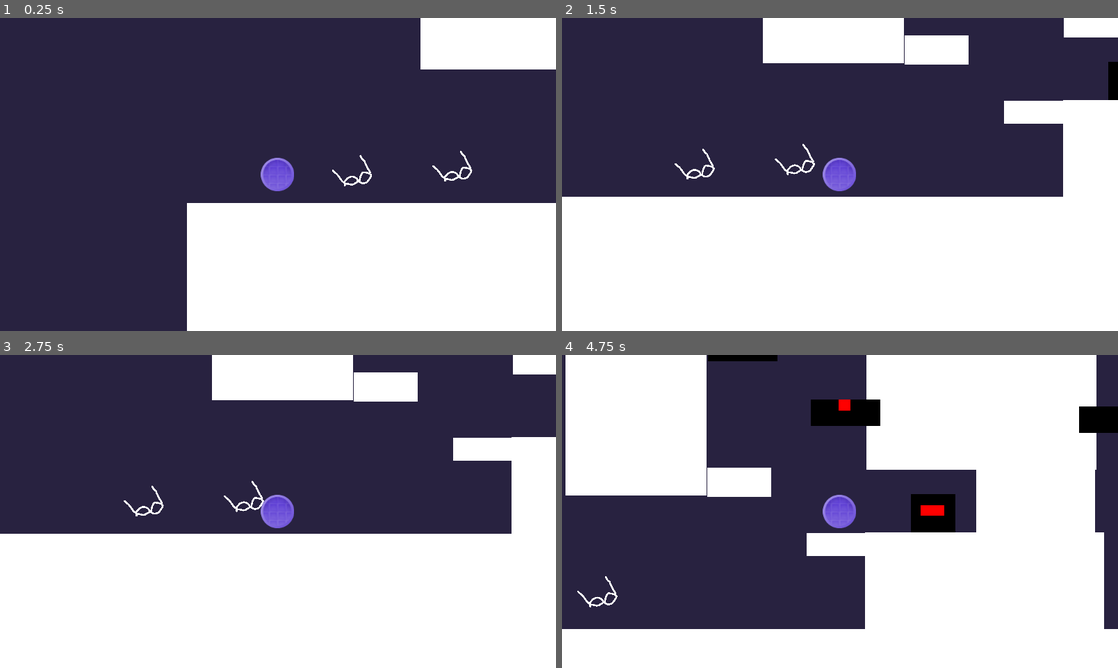
Above: before the commit, frames 1-4 (two rows, left to right).
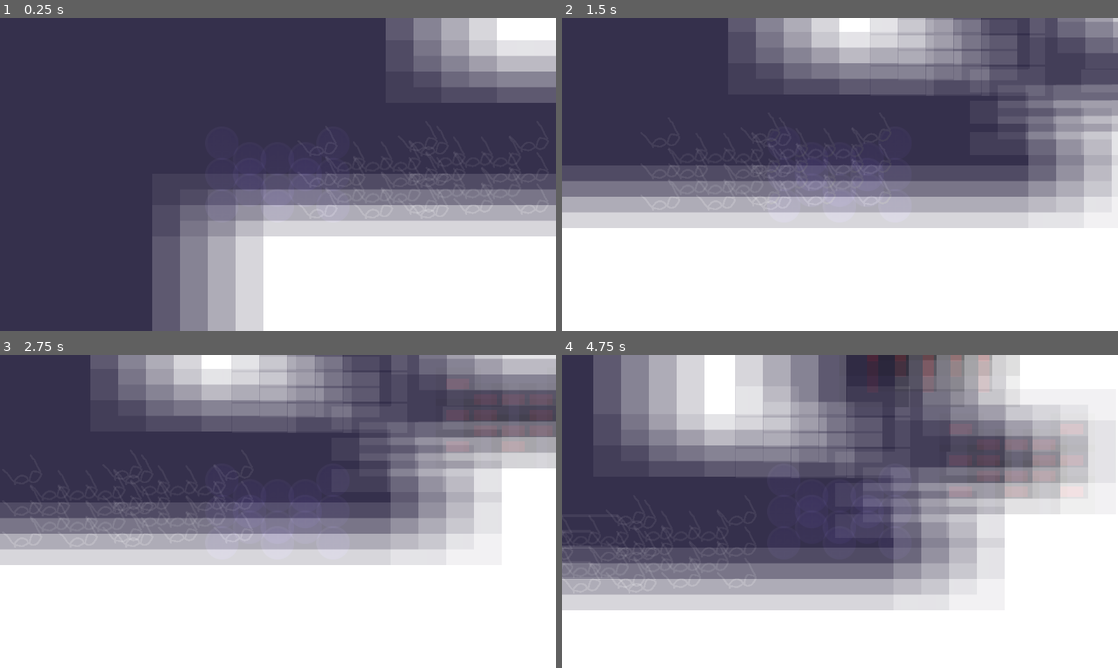
Above: after the commit, the same moments.

Repository: KaratePikachu/JamfestFall2024
Game: Godot game, scene res://level_3.tscn
Same seed, same stepped clock (60 frames per second), same inputs: the game is played once before the commit and once after it. This scene is started directly instead of the project's main scene.
Inputs:
- Up to frame 1 (0.25 s): no input
- Up to frame 2 (1.5 s): hold 5 (equip_drone) 0.53-1.28 s; hold D (move_right) from 0.53 s (still down); tap Space (jump) at 0.77 s; tap 3 (equip_infared) at 1.35 s
- Up to frame 3 (2.75 s): tap Space (jump) at 1.52 s; release D (move_right) at 2.03 s; hold A (move_left) from 2.03 s (still down); hold 8 (equip_kaleidoscope) from 2.03 s (still down)
- Up to frame 4 (4.75 s): release A (move_left) at 2.78 s; release 8 (equip_kaleidoscope) at 2.78 s; hold D (move_right) 2.78-4.28 s; tap 6 (equip_lidar) at 2.85 s; tap Space (jump) at 3.02, 3.77, 4.52 s; hold 9 (equip_monocle) 3.53-4.28 s; hold A (move_left) from 4.28 s (still down); tap 7 (equip_normal) at 4.35 s

The runs differ from the first frame. In frame 1, 30% of the frame differs, in the area x 27-100%, y 0-100%; in frame 2, 44%; in frame 3, 47%; in frame 4, 69%, in the area x 0-100%, y 0-88%.

Commit message:
Vision Effects in lvl 3

Diff:
--- a/level_3.tscn
+++ b/level_3.tscn
@@ -8,6 +8,7 @@
 [ext_resource type="PackedScene" uid="uid://bmvu0eqsw4qql" path="res://Interactable/Switch/switch.tscn" id="6_uxpld"]
 [ext_resource type="PackedScene" uid="uid://lpj2ux5e6qek" path="res://Interactable/Door/Door.tscn" id="7_vxbpq"]
 [ext_resource type="PackedScene" uid="uid://c2c6j0ido1yw4" path="res://Interactable/Glasses/Normal/normal_glasses_pickup.tscn" id="8_hinpt"]
+[ext_resource type="PackedScene" uid="uid://dp7fxu33gf8m0" path="res://Canvas/vision_effects.tscn" id="9_oyv5j"]
 
 [sub_resource type="RectangleShape2D" id="RectangleShape2D_fli50"]
 size = Vector2(252, 427)
@@ -30,15 +31,13 @@
 [sub_resource type="RectangleShape2D" id="RectangleShape2D_3sbav"]
 size = Vector2(201, 76)
 
-[sub_resource type="RectangleShape2D" id="RectangleShape2D_frbns"]
-
 [sub_resource type="RectangleShape2D" id="RectangleShape2D_7s46n"]
 size = Vector2(979.5, 326.5)
 
 [node name="Node2D" type="Node2D"]
 
 [node name="Player" parent="." instance=ExtResource("1_2bpqm")]
-position = Vector2(2, 0)
+position = Vector2(3, -3)
 
 [node name="DroneGlassesPickup" parent="." instance=ExtResource("2_lfrkx")]
 position = Vector2(168, 80)
@@ -244,17 +243,6 @@
 offset_right = 1787.0
 offset_bottom = 40.0
 
-[node name="StaticBody2D12" type="StaticBody2D" parent="Level"]
-
-[node name="CollisionShape2D" type="CollisionShape2D" parent="Level/StaticBody2D12"]
-shape = SubResource("RectangleShape2D_frbns")
-
-[node name="ColorRect" type="ColorRect" parent="Level/StaticBody2D12"]
-offset_left = 1456.0
-offset_top = -517.0
-offset_right = 1788.0
-offset_bottom = -36.0
-
 [node name="StaticBody2D15" type="StaticBody2D" parent="Level"]
 
 [node name="CollisionShape2D" type="CollisionShape2D" parent="Level/StaticBody2D15"]
@@ -307,6 +295,7 @@
 offset_bottom = -430.0
 
 [node name="StaticBody2D19" type="StaticBody2D" parent="Level"]
+position = Vector2(2, -1)
 
 [node name="CollisionShape2D" type="CollisionShape2D" parent="Level/StaticBody2D19"]
 
@@ -317,6 +306,7 @@
 offset_bottom = 158.0
 
 [node name="StaticBody2D23" type="StaticBody2D" parent="Level"]
+position = Vector2(3, 0)
 
 [node name="CollisionShape2D" type="CollisionShape2D" parent="Level/StaticBody2D23"]
 position = Vector2(1220, -220)
@@ -386,5 +376,7 @@
 [node name="NormalGlassesPickup" parent="." instance=ExtResource("8_hinpt")]
 position = Vector2(341, 72)
 
+[node name="VisionEffects" parent="." instance=ExtResource("9_oyv5j")]
+
 [connection signal="triggered" from="Switch" to="Door" method="_on_switch_triggered"]
 [connection signal="triggered" from="Switch" to="Door" method="_on_triggered"]
Not shown: 1 places in Level/introduction.tscn that only renumber resources
Not shown: 1 places in Objects/tileset.tres that only renumber resources
